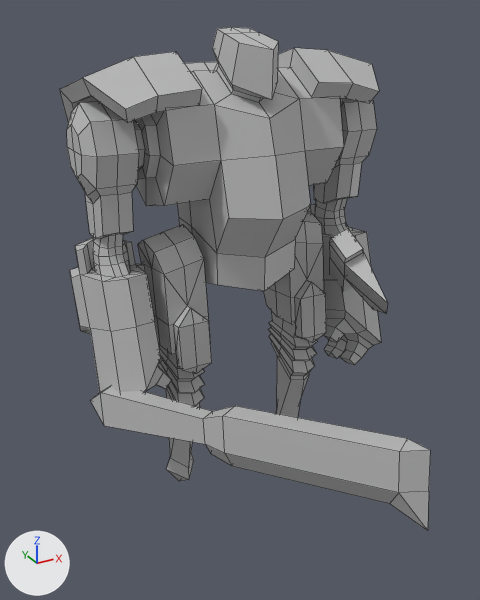
A saved change to the FBX model Assets/Units/Specialist/Specialist.fbx.
Both versions are drawn from a 50 mm camera at (-0.914, -1.695, 1.462) aimed at (-0.105, -0.223, 0.727). Every picture has the same lights, and +X, +Y and +Z are marked at lower left. Mesh edges are drawn as thin lines. Where no turn or scale is listed for an object, it has been applied to the vertices.

In view in the first picture: 'Specialist:Axe', 'Specialist:Specialist', 'Specialist:Sword'.
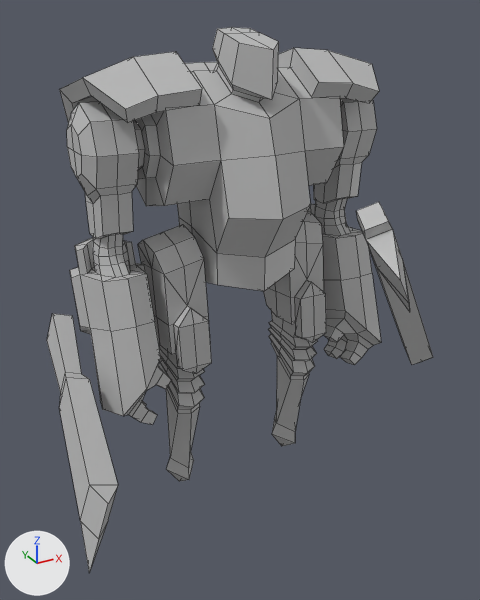
Location of each change, [x1, y1, x2, y2] in pixels of the pictures (480 x 600 px):
'Specialist:Sword', moved, turned
    before: [90, 386, 430, 531]
    after: [47, 314, 118, 573]
'Specialist:Axe', moved, turned
    before: [329, 228, 387, 313]
    after: [356, 202, 433, 365]

Diff of the bpy script that builds the scene:
```diff
--- a/Assets/Units/Specialist/Specialist.fbx.py
+++ b/Assets/Units/Specialist/Specialist.fbx.py
@@ ob_specialist_sword @@
 ob_specialist_sword.parent = ob_specialist_specialist_geo
-ob_specialist_sword.location = (-37.28, 46.97, 28.02)
-ob_specialist_sword.rotation_euler = (0.124, 0.577, -0.114)  # degrees (7.1, 33, -6.5)
+ob_specialist_sword.location = (-51.62, 49.05, -13.33)
+ob_specialist_sword.rotation_euler = (0.403, -0.131, -0.287)  # degrees (23, -7.5, -16)
@@ ob_specialist_axe @@
 ob_specialist_axe.parent = ob_specialist_specialist_geo
-ob_specialist_axe.location = (42.05, 54.8, 2.059)
-ob_specialist_axe.rotation_euler = (-0.697, -0.173, 0.441)  # degrees (-40, -10, 25)
+ob_specialist_axe.location = (32.26, 64.94, 44.11)
+ob_specialist_axe.rotation_euler = (-1.144, -0.482, 0.464)  # degrees (-66, -28, 27)
```
